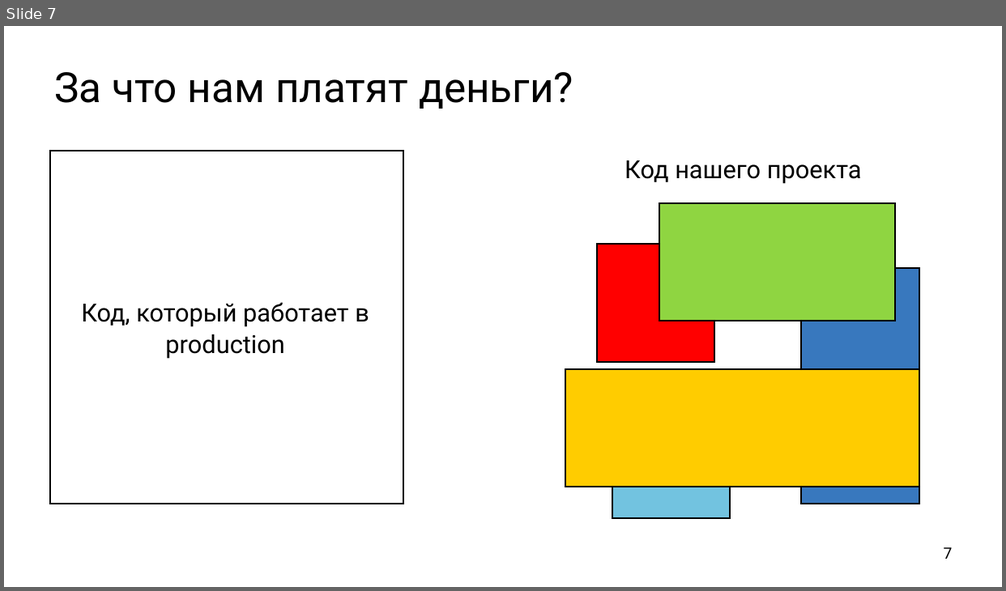
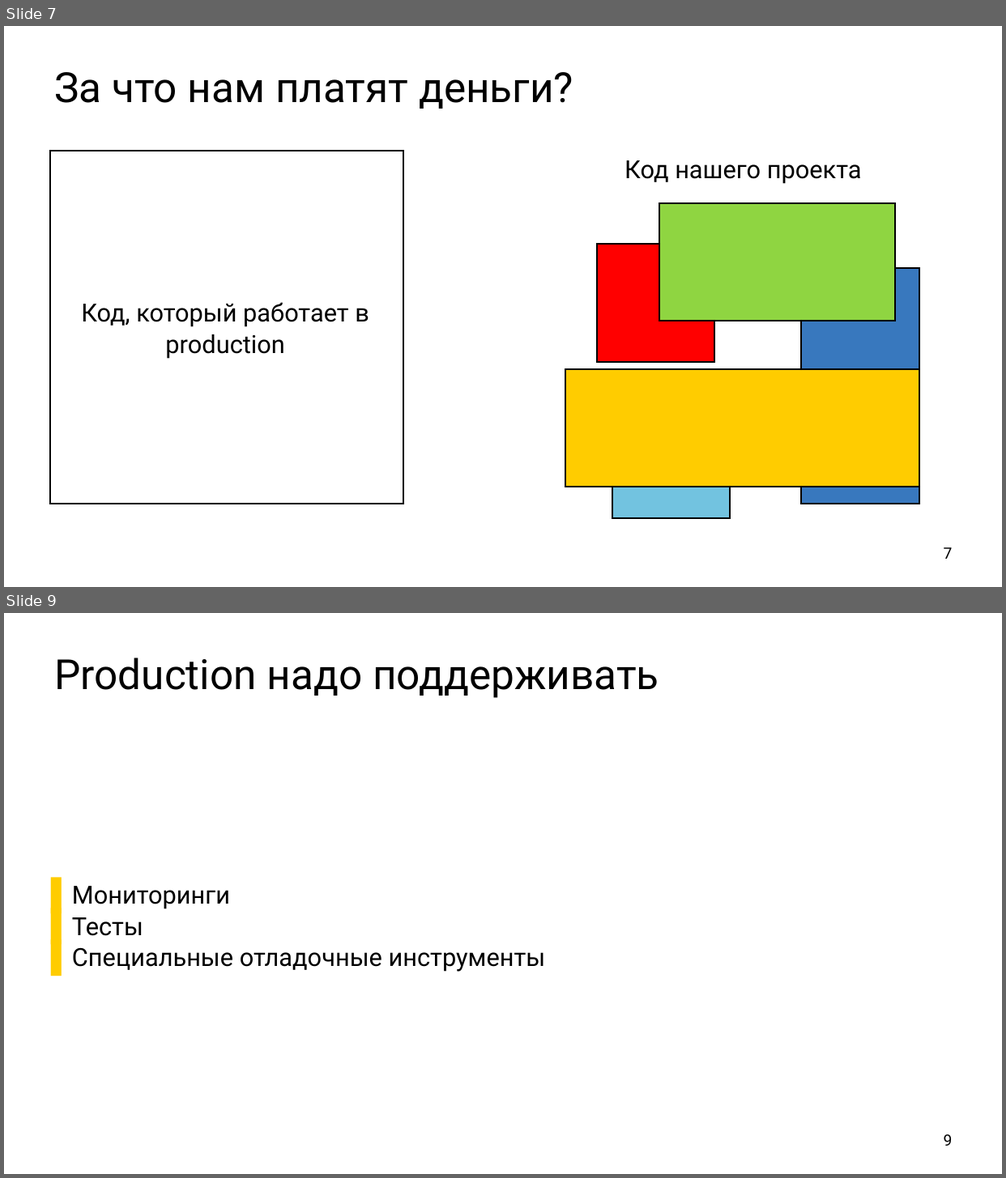
Before and after one commit to ishfb/cpprus17, a slide deck: slides.pptx. Shown one above the other, each under a label of ours: slide 7 before the commit, slides 7 and 9 after it; the slides between them are not shown. The pictures are 1006x591 and 1006x1178 pixels, drawn with LibreOffice and Linux fonts; fonts in the diff are those of the drawing. Boxes give left, top, right and bottom in pixels: in the first picture for what was removed or moved away, otherwise in the second. Text is boxed around its words. In the diff, an @@ line names an element or a change of style, - is before the commit and + after.

```diff
--- a/slides.pptx
+++ b/slides.pptx
@@ slide 9 added at box(4, 613, 1002, 1174), background #FFFFFF @@
@@ title added at box(54, 658, 658, 698), 80 pt, text #000000 @@
+Production надо поддерживать
@@ text added at box(72, 886, 546, 972), 48 pt, text #000000 @@
+  ▌ Мониторинги
+  ▌ Тесты
+  ▌ Специальные отладочные инструменты
@@ page number added at box(944, 1135, 953, 1146), 30 pt, text #000000 @@
+9
```
Also in this commit, not shown: 1 other slide added.
